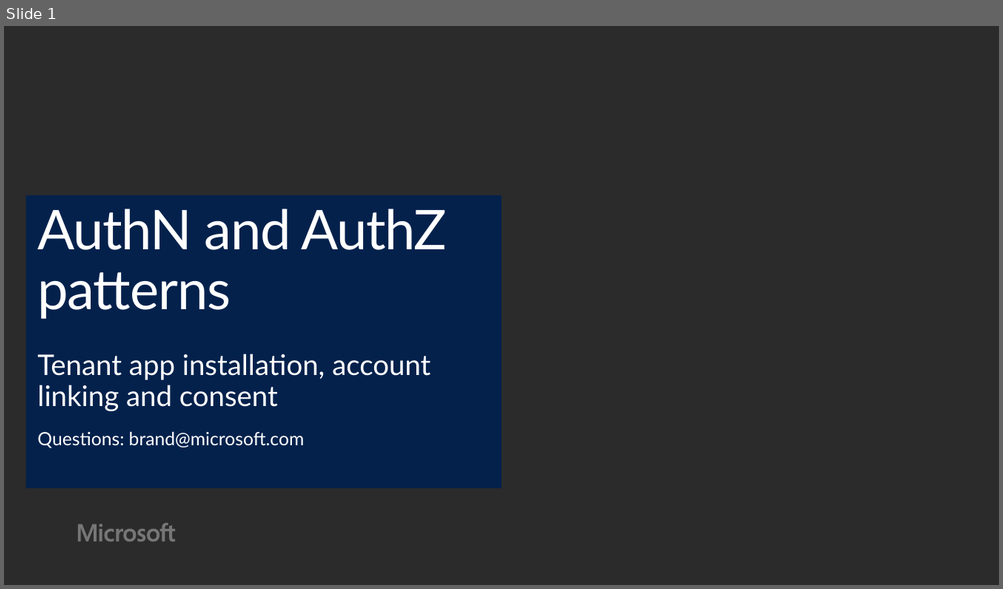
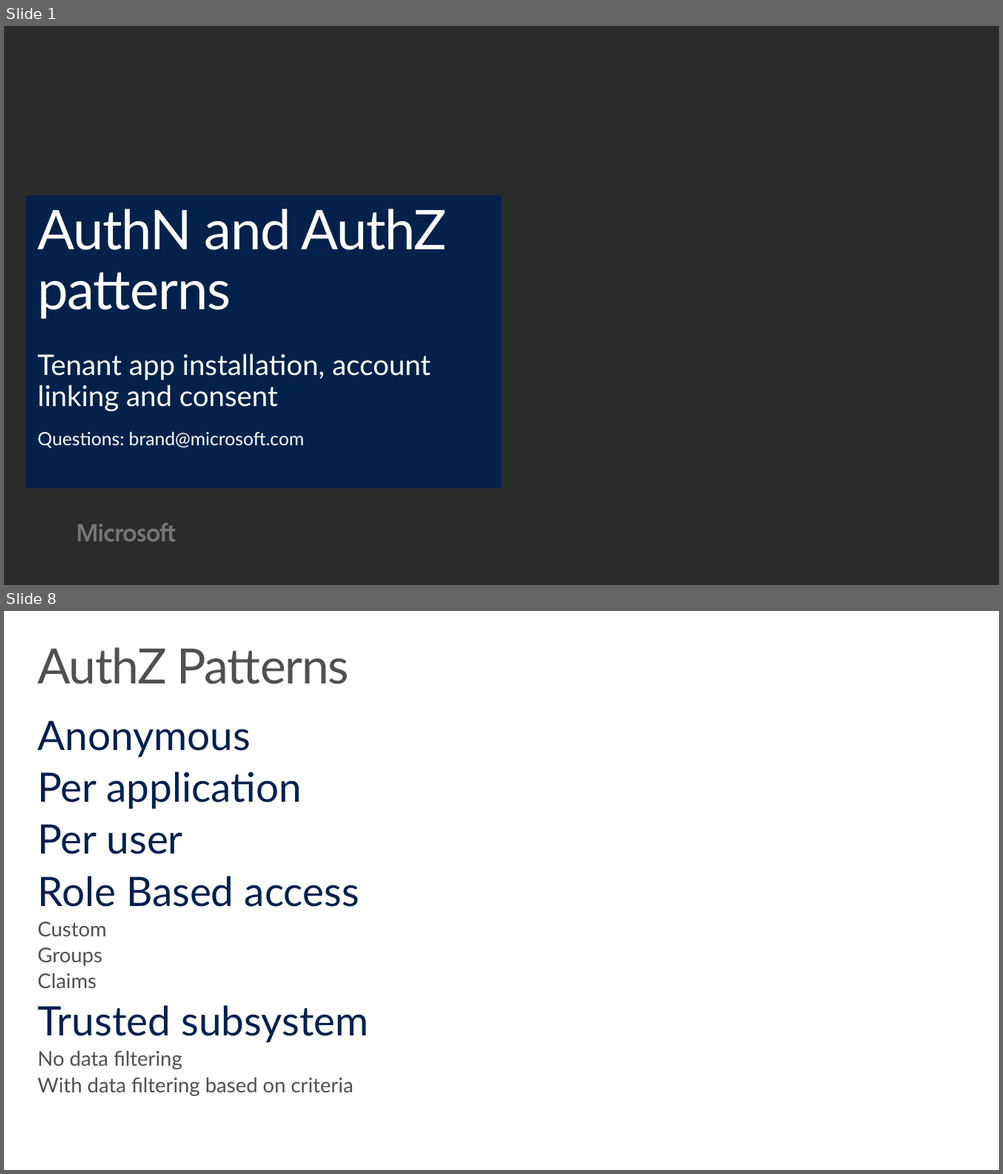
Before and after one commit to hamiltop/EDU-Dev-Bootcamp, a slide deck: Presentation/06-AuthN and AuthZ patterns.pptx. Shown one above the other, each under a label of ours: slide 1 before the commit, slides 1 and 8 after it; the slides between them are not shown. The pictures are 1003x589 and 1003x1174 pixels, drawn with LibreOffice and Linux fonts; fonts in the diff are those of the drawing; background and template pictures are left out; a plain dark background stands for a picture behind light text. Boxes give left, top, right and bottom in pixels: in the first picture for what was removed or moved away, otherwise in the second. Text is boxed around its words. In the diff, an @@ line names an element or a change of style, - is before the commit and + after.

```diff
--- a/Presentation/06-AuthN and AuthZ patterns.pptx
+++ b/Presentation/06-AuthN and AuthZ patterns.pptx
@@ slide 8 added at (4,611,999,1170), background #FFFFFF @@
@@ title added at (37,647,349,684), 48 pt, text #505050 @@
+AuthZ Patterns
@@ text added at (37,721,368,1096), 20 pt, text #505050 @@
+Anonymous
+Per application
+Per user
+Role Based access
+  Custom
+  Groups
+  Claims
+Trusted subsystem
+  No data filtering
+  With data filtering based on criteria
```
Also in this commit, not shown: 20 other slides added, 8 other files.
